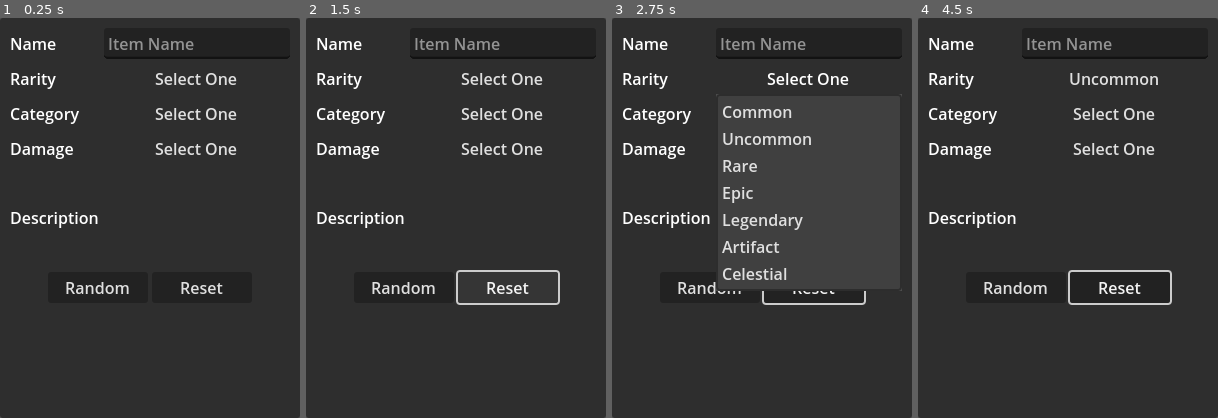
Above: before the commit, frames 1-4 (left to right).
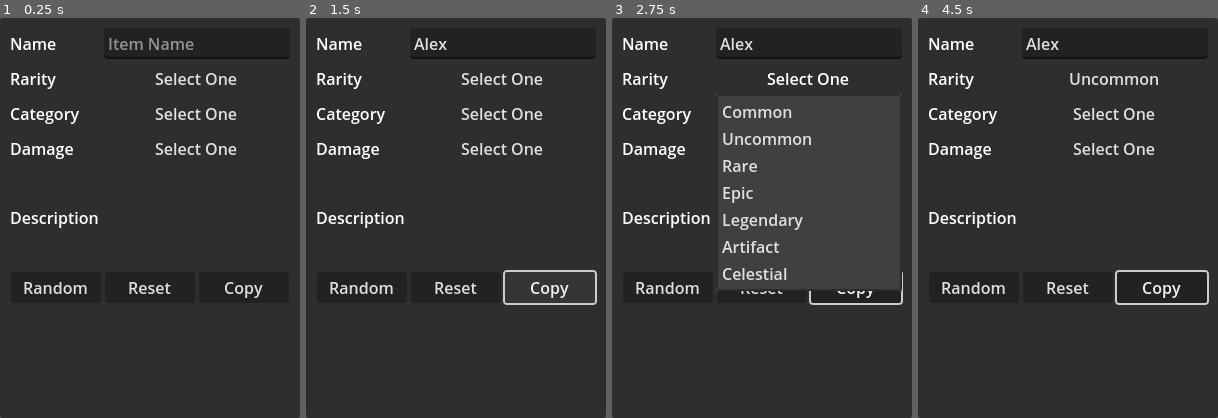
Above: after the commit, the same moments.

Repository: gsizer/Object-Generator
Game: Godot game, scene res://main_window.tscn
The game is run twice, just before and just after one commit, with the same random seed, the same clock (stepped at 60 frames per second) and the same inputs.
Inputs (mouse positions are in pixels of both pictures, inside the frame that each line leads up to):
- Up to frame 1 (0.25 s): no input
- Up to frame 2 (1.5 s): click (504, 42) at 0.52 s; type "Alex" at 0.6 s; click (549, 286) at 1.25 s, where only the run after the commit has a clickable "Copy"
- Up to frame 3 (2.75 s): click "Select One" at 2 s
- Up to frame 4 (4.5 s): click "Select One" at 2.75 s; click "Common" at 3.5 s; click "Select One" at 4.25 s

The runs differ from the first frame. In frame 1, 1.2% of the frame differs, in the area x 8-88%, y 66-70%; in frame 2, 2.1%; in frame 3, 1.4%; in frame 4, 2.1%, in the area x 8-97%, y 5-72%.

Commit message:
Include addon MarkDown
Install and enable the editor plugin Markdown from the Asset Library.

Diff:
--- a/main_window.gd
+++ b/main_window.gd
@@ -68,3 +68,6 @@
 	menuCategories.text = defaultText
 	menuDamageTypes.text = defaultText
 	rtDescription.text = ""
+
+func _on_btn_copy_pressed():
+	DisplayServer.clipboard_set(rtDescription.text)
--- a/main_window.tscn
+++ b/main_window.tscn
@@ -112,15 +112,21 @@
 alignment = 1
 
 [node name="btnRandom" type="Button" parent="PanelContainer/MarginContainer/VBoxContainer/hbControls"]
-custom_minimum_size = Vector2(100, 0)
+custom_minimum_size = Vector2(90, 0)
 layout_mode = 2
 text = "Random"
 
 [node name="btnReset" type="Button" parent="PanelContainer/MarginContainer/VBoxContainer/hbControls"]
-custom_minimum_size = Vector2(100, 0)
+custom_minimum_size = Vector2(90, 0)
 layout_mode = 2
 text = "Reset"
+
+[node name="btnCopy" type="Button" parent="PanelContainer/MarginContainer/VBoxContainer/hbControls"]
+custom_minimum_size = Vector2(90, 0)
+layout_mode = 2
+text = "Copy"
 
 [connection signal="text_changed" from="PanelContainer/MarginContainer/VBoxContainer/hbItemName/leItemName" to="." method="_on_le_item_name_text_changed"]
 [connection signal="pressed" from="PanelContainer/MarginContainer/VBoxContainer/hbControls/btnRandom" to="." method="_on_btn_random_pressed"]
 [connection signal="pressed" from="PanelContainer/MarginContainer/VBoxContainer/hbControls/btnReset" to="." method="_on_btn_reset_pressed"]
+[connection signal="pressed" from="PanelContainer/MarginContainer/VBoxContainer/hbControls/btnCopy" to="." method="_on_btn_copy_pressed"]
--- a/project.godot
+++ b/project.godot
@@ -20,6 +20,10 @@
 window/size/viewport_width=300
 window/size/viewport_height=400
 
+[editor_plugins]
+
+enabled=PackedStringArray("res://addons/markdownlabel/plugin.cfg")
+
 [rendering]
 
 renderer/rendering_method="gl_compatibility"
--- a/system.cfg
+++ /dev/null
@@ -1,5 +0,0 @@
-[File]
-
-New=0
-Save=1
-Exit=2
Binary file added: addons/markdownlabel/assets/screenshot.png
Not shown, added: addons/markdownlabel/example.gd
Not shown, added: addons/markdownlabel/example.tscn
Not shown, added: addons/markdownlabel/header_formats/h1_format.gd
Not shown, added: addons/markdownlabel/header_formats/h2_format.gd
Not shown, added: addons/markdownlabel/header_formats/h3_format.gd
Not shown, added: addons/markdownlabel/header_formats/h4_format.gd
Not shown, added: addons/markdownlabel/header_formats/h5_format.gd
Not shown, added: addons/markdownlabel/header_formats/h6_format.gd
Not shown, added: addons/markdownlabel/icon.svg
Not shown, added: addons/markdownlabel/markdownlabel.gd
Not shown, added: addons/markdownlabel/plugin.cfg
(and 4 more such lines)
